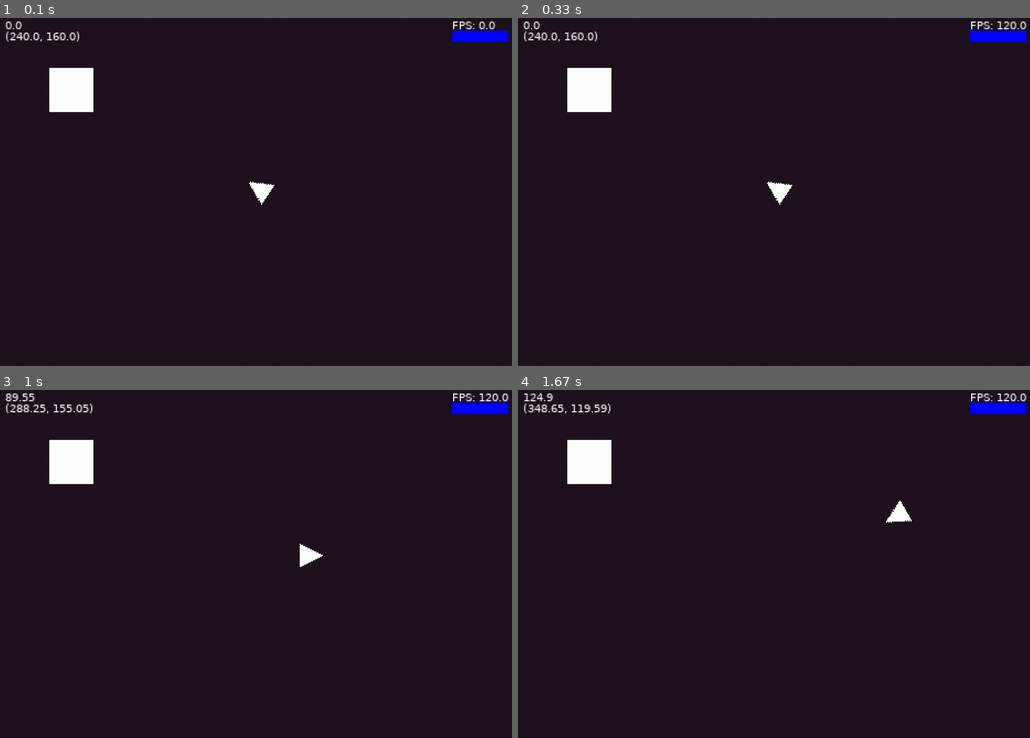
Above: before the commit, frames 1-4 (two rows, left to right).
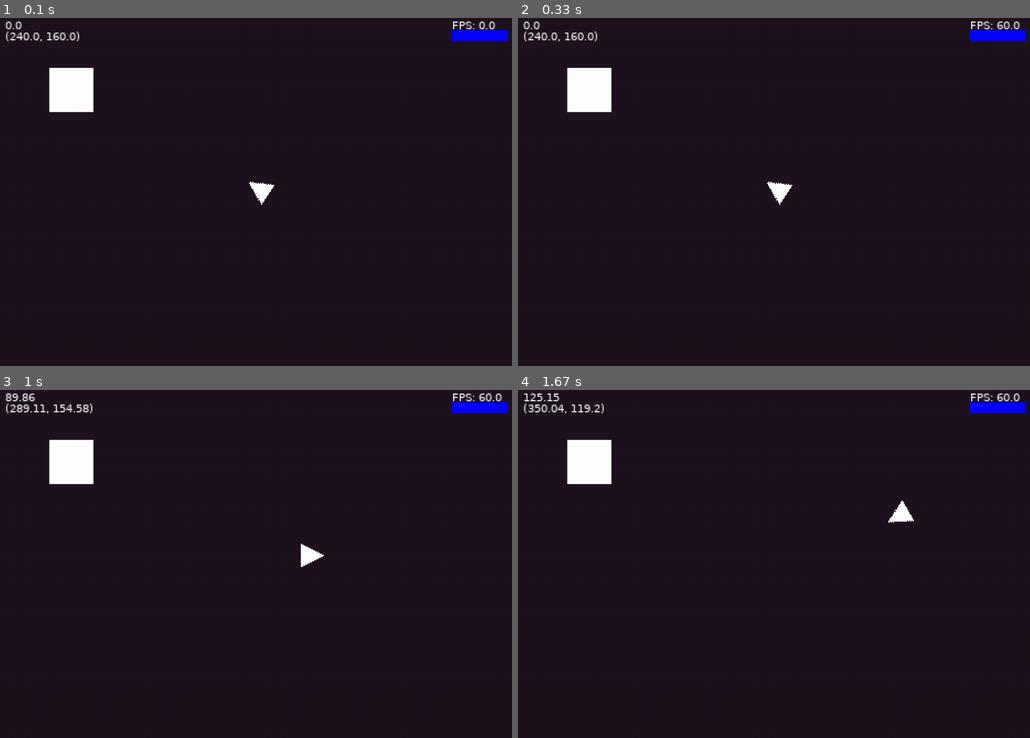
Above: after the commit, the same moments.

Repository: unnamedItem/pygame_projects
Game: pygame game, started from minigames/shooter_mouse/main.py
The game is run twice, just before and just after one commit, with the same random seed, the same clock (stepped at 60 frames per second) and the same inputs.
Inputs (mouse positions are in pixels of both pictures, inside the frame that each line leads up to):
- Up to frame 1 (0.1 s): no input
- Up to frame 2 (0.33 s): no input
- Up to frame 3 (1 s): hold D 0.33-0.8 s; move the mouse to (240, 577) at 0.37 s; hold W from 0.83 s (still down); move the mouse to (430, 553) at 0.87 s
- Up to frame 4 (1.67 s): release W at 1.13 s; hold D 1.17-1.63 s; move the mouse to (779, 584) at 1.2 s

Frame 1 is identical in both runs. In frame 2, 0.1% of the frame differs, in the area x 93-100%, y 1-4%; in frame 3, 0.3%; in frame 4, 0.4%, in the area x 3-100%, y 1-39%.

Commit message:
topdown shooter

Diff:
--- a/minigames/shooter_mouse/constants.py
+++ b/minigames/shooter_mouse/constants.py
@@ -2,7 +2,7 @@
 GAME_NAME = 'Sooter Mouse'
 DISPLAY_SIZE = (480, 320)
 DEFAULT_BPP = 16
-FPS_LIMIT = 144
+FPS_LIMIT = 0
 
 # COLORS
 RED = (255,0,0)
--- /dev/null
+++ b/scripts/top_down_weapons/constants.py
@@ -0,0 +1,15 @@
+# GAME CONSTANTS
+GAME_NAME = 'Top Down Weapons'
+GAME_SCALE = 2
+DISPLAY_SIZE = (720, 480)
+DEFAULT_BPP = 16
+FPS_LIMIT = 60
+
+# COLORS
+RED = (255,0,0)
+GREEN = (0,255,0)
+BLUE = (0,0,255)
+WHITE = (255,255,255)
+BLACK = (0,0,0)
+BK_COLOR = (30,20,30)
+COLOR_KEY_0 = (0,0,0)
--- /dev/null
+++ b/scripts/top_down_weapons/main.py
@@ -0,0 +1,227 @@
+import pygame, sys, time
+
+from pygame.locals import *
+from pygame import Vector2
+
+from constants import *
+from top_down_weapons import Bullet, Weapon
+
+
+class Game():
+    def __init__(self, game_name: str) -> None:
+        # Pygame Init ------------------------------------- #
+        pygame.init()
+
+        # Display Settings -------------------------------- #
+        self.scale = GAME_SCALE
+        self.display_size = Vector2(DISPLAY_SIZE)
+        self.screen_size = Vector2(DISPLAY_SIZE) * self.scale
+        self.display = pygame.Surface(self.display_size)
+        self.screen = pygame.display.set_mode((self.screen_size), DOUBLEBUF, DEFAULT_BPP)
+        self.game_name = game_name
+        pygame.display.set_caption(game_name)
+
+        # Font -------------------------------------------- #
+        self.font = pygame.font.SysFont('verdana', 10)
+
+        # Clock ------------------------------------------- #
+        self.main_clock = pygame.time.Clock()
+        self.last_time = time.time()
+        self.fps = self.main_clock.get_fps()
+        self.fps_display = ''
+        self.fps_show = True
+        self.fps_changed = False
+
+        # Keys pressed ------------------------------------ #
+        self.keys = {
+            K_LCTRL: 0,
+            K_p: 0,
+            KEYUP: 0,
+            KEYDOWN: 0
+        }
+
+        # Weapon ------------------------------------------ #
+        self.weapon_params_show = True
+
+        self.weapon_image = pygame.surface.Surface((40, 10))
+        self.weapon_image.set_colorkey((0,0,0))
+        self.weapon_image.fill((120,120,120))
+        self.weapon = Weapon(self.weapon_image, pos_canon=Vector2(18, 0))
+
+        self.bullet_image = pygame.Surface((4,4))
+        self.bullet_image.set_colorkey(COLOR_KEY_0)
+        pygame.draw.circle(self.bullet_image, BLUE, Vector2(4,4) / 2, 2)
+        pygame.draw.circle(self.bullet_image, WHITE, Vector2(4,4) / 2, 1)
+        self.bullets = [Bullet(self.bullet_image) for x in range(50)]
+
+
+    # Run Game ---------------------------------- #
+    def run(self) -> None:
+        while 1:
+            dt = self.delta_time()
+            self.process_events()
+            self.update(dt)
+            self.draw()
+
+
+    # Handle events ----------------------------- #
+    def process_events(self) -> None:
+        for event in pygame.event.get():
+            if event.type == QUIT:
+                self.quit()
+
+            if event.type == KEYDOWN:
+                self.keys[KEYDOWN] = 1
+                self.keys[KEYUP] = 0
+
+                if event.key == K_ESCAPE:
+                    self.quit()
+
+                if event.key == K_LCTRL:
+                    self.keys[K_LCTRL] = 1
+
+                if event.key == K_p:
+                    self.keys[K_p] = 1
+
+                if event.key == K_m:
+                    self.weapon.recoil -= 1
+
+                if event.key == K_k:
+                    self.weapon.recoil += 1
+
+                if event.key == K_j:
+                    self.weapon.accuracy -= 1
+
+                if event.key == K_n:
+                    self.weapon.accuracy += 1
+
+                if event.key == K_h:
+                    self.weapon.cadency -= 10
+
+                if event.key == K_b:
+                    self.weapon.cadency += 10
+
+                if event.key == K_g:
+                    self.weapon.accuracy_max_angle -= 1
+
+                if event.key == K_v:
+                    self.weapon.accuracy_max_angle += 1
+
+                if event.key == K_f:
+                    self.weapon.bullet_per_shoot -= 1
+
+                if event.key == K_c:
+                    self.weapon.bullet_per_shoot += 1
+
+                if event.key == K_d:
+                    self.weapon.bullet_speed -= 10
+
+                if event.key == K_x:
+                    self.weapon.bullet_speed += 10
+
+                if event.key == K_s:
+                    self.weapon.accuracy_recover_rate -= 0.01
+
+                if event.key == K_z:
+                    self.weapon.accuracy_recover_rate += 0.01
+
+            if event.type == KEYUP:
+                self.keys[KEYDOWN] = 0
+                self.keys[KEYUP] = 1
+
+                if event.key == K_LCTRL:
+                    self.keys[K_LCTRL] = 0
+
+                if event.key == K_p:
+                    self.keys[K_p] = 0
+
+            if event.type == MOUSEBUTTONDOWN:
+                if event.button == BUTTON_LEFT:
+                    self.weapon.shoot(self.bullets)
+
+
+    # Update Game ------------------------------- #
+    def update(self, dt) -> None:
+        pointer = Vector2(pygame.mouse.get_pos())
+
+        self.fps_update()
+
+        if self.keys[K_LCTRL] and self.keys[K_p] and not self.fps_changed:
+            self.fps_show = not self.fps_show
+            self.fps_changed = True
+
+        if self.keys[KEYUP]:
+            self.fps_changed = False
+
+        self.weapon.update(dt, self.display_size / 2, pointer)
+
+        for bullet in self.bullets:
+            bullet.update(dt)
+
+
+    # Draw Game --------------------------------- #
+    def draw(self):
+        self.display.fill(BK_COLOR)
+
+        # Layers ------------------------------------- #
+        layer0 = pygame.Surface(self.display.get_size(), SRCALPHA)
+        self.fps_render(layer0)
+        self.weapon.render(layer0)
+        self.weapon_params_render(layer0, self.weapon)
+
+        for bullet in self.bullets:
+            bullet.render(layer0)
+
+        # Blit Layers -------------------------------- #
+        self.display.blit(layer0, Vector2())
+
+        pygame.transform.scale(self.display, self.screen.get_size(), self.screen)
+        pygame.display.flip()
+
+
+    # Exit Game --------------------------------- #
+    def quit(self) -> None:
+        pygame.quit()
+        sys.exit()
+
+
+    # Delta Time -------------------------------- #
+    def delta_time(self) -> float:
+        self.main_clock.tick(FPS_LIMIT)
+        self.fps = self.main_clock.get_fps()
+        dt = time.time() - self.last_time
+        self.last_time = time.time()
+        return dt
+
+
+    # Fps Update -------------------------------- #
+    def fps_update(self) -> None:
+        fps_str = 'FPS: ' + str(round(self.fps, 2))
+        text = self.font.render(fps_str, True, WHITE)
+        self.fps_display = text
+
+
+    # Fps Render -------------------------------- #
+    def fps_render(self, layer: pygame.surface.Surface) -> None:
+        if self.fps_show:
+            layer.blit(self.fps_display, (self.display_size[0] - 65, 5))
+
+
+    # Weapon Params Render ---------------------- #
+    def weapon_params_render(self, layer: pygame.surface.Surface, weapon: Weapon) -> None:
+        if self.weapon_params_show:
+            margin_top = 5
+            for param in ['recoil', 'cadency', 'accuracy', 'accuracy_current', 'accuracy_max_angle',
+                          'accuracy_recover_rate', 'bullet_speed', 'bullet_per_shoot']:
+                param_str = param.upper() + ': ' + str(round(getattr(weapon, param), 2))
+                text = self.font.render(param_str, True, GREEN)
+                layer.blit(text, (10, margin_top))
+                margin_top += 10
+
+        # Weapon Magazine ----------------------- #
+        magazine_str = 'MAGAZINE: ' + str(weapon.magazine_ammount) + ' / ' + str(weapon.magazine_size)
+        text = self.font.render(magazine_str, True, WHITE)
+        layer.blit(text, (self.display_size[0] - len(magazine_str) * 6, 15))
+
+
+Game(GAME_NAME).run()
--- /dev/null
+++ b/scripts/top_down_weapons/top_down_weapons.py
@@ -0,0 +1,174 @@
+from random import randint
+from math import cos, sin, pi
+from typing import Counter
+
+import pygame
+from pygame import Vector2
+
+from constants import *
+
+
+vec = Vector2
+
+class Bullet(pygame.sprite.Sprite):
+    def __init__(self, image: pygame.Surface, **kwargs) -> None:
+        pygame.sprite.Sprite.__init__(self)
+        self.image = image
+        self.rect = self.image.get_rect()
+        self.disabled = kwargs.get('disabled') or 1
+
+        self.pos = kwargs.get('pos') or vec(0,0)
+        self.vel = kwargs.get('vel') or vec(0,0)
+
+        self.dmg = kwargs.get('dmg') or 0
+
+
+    def update(self, dt) -> None:
+        if self.disabled:
+            return
+
+        self.pos += self.vel * dt
+        self.rect.update((self.pos), (self.image.get_size()))
+
+        if self.pos[0] > DISPLAY_SIZE[0]:
+            self.disabled = 1
+        if self.pos[0] < 0:
+            self.disabled = 1
+        if self.pos[1] > DISPLAY_SIZE[1]:
+            self.disabled = 1
+        if self.pos[1] < 0:
+            self.disabled = 1
+
+
+    def render(self, surface: pygame.Surface) -> None:
+        if self.disabled:
+            return
+
+        surface.blit(self.image, self.pos)
+
+
+
+class Weapon(pygame.sprite.Sprite):
+    def __init__(self, image: pygame.Surface, **kwargs) -> None:
+        pygame.sprite.Sprite.__init__(self)
+        self.image = image
+        self.angle = 0
+        self.rect = self.image.get_rect()
+
+        self.pos = kwargs.get('pos') or vec(0,0)
+        self.pos_canon = kwargs.get('pos_canon') or vec(0,0)
+        self.current_pos_canon = self.pos_canon
+
+        self.accuracy_max_angle = kwargs.get('accuracy_max_angle') or 35
+        self.accuracy = kwargs.get('accuracy') or 1
+        self.accuracy_recover_rate = kwargs.get('accuracy_recover_rate') or 0.93
+        self.accuracy_current = self.accuracy
+        self.recoil = kwargs.get('recoil') or 5
+        self.cadency = kwargs.get('cadency') or 50
+        self.last_shoot_time = 0
+
+        self.bullet_speed = kwargs.get('bullet_speed') or 700
+        self.bullet_per_shoot = kwargs.get('bullet_per_shoot') or 1
+        self.bullet_dmg = kwargs.get('dmg') or 10
+
+        self.magazine_size = kwargs.get('magazine_size') or 30
+        self.magazine_ammount = kwargs.get('magazine_amount') or 30
+        self.magazine_is_empty = kwargs.get('magazine_is_empty') or 0
+        self.ammo_per_shoot = kwargs.get('ammo_per_shoot') or 1
+
+        self.reload_time = kwargs.get('reload_time') or 1000
+        self.reload_time_init = 0
+        self.reloading = kwargs.get('reloading') or 0
+
+
+    def update(self, dt: float, new_pos: Vector2, pointer: Vector2) -> None:
+        self.pos = new_pos
+        self.current_pos_canon = self.pos_canon + new_pos
+        magnitude = vec(self.pos - self.current_pos_canon).magnitude()
+        self.rect.update((new_pos), (self.image.get_size()))
+        self.angle = vec(new_pos * GAME_SCALE - pointer).angle_to(vec(1,0))
+        self.current_pos_canon = self.pos - vec(new_pos * GAME_SCALE - pointer).normalize() * magnitude
+
+        if self.accuracy_current > self.accuracy:
+            if self.accuracy_current > self.accuracy_max_angle:
+                self.accuracy_current = self.accuracy_max_angle
+            else:
+                self.accuracy_current *= self.accuracy_recover_rate
+        else:
+            self.accuracy_current = self.accuracy
+
+        if self.reloading:
+            self.check_reloading()
+
+
+    def render(self, surface: pygame.Surface) -> None:
+        rotated_image = pygame.transform.rotate(self.image, self.angle)
+        surface.blit(rotated_image, self.pos - (vec(rotated_image.get_size()) / 2))
+        pygame.draw.circle(surface, (0,255,0), self.pos, 2)
+        pygame.draw.circle(surface, (0,255,0), self.current_pos_canon, 2)
+
+        line_dir = vec(
+            sin((self.angle - 90 + self.accuracy_current) * pi / 180),
+            cos((self.angle - 90 + self.accuracy_current) * pi / 180),
+        )
+
+        pygame.draw.line(surface, (255, 255, 255), self.current_pos_canon, (line_dir * 100) + self.current_pos_canon)
+
+        line_dir = vec(
+            sin((self.angle - 90 - self.accuracy_current) * pi / 180),
+            cos((self.angle - 90 - self.accuracy_current) * pi / 180),
+        )
+
+        pygame.draw.line(surface, (255, 255, 255), self.current_pos_canon, (line_dir * 100) + self.current_pos_canon)
+
+
+    def shoot(self, bullets: 'list[Bullet]') -> None:
+        if self.reloading:
+            return
+
+        if self.magazine_is_empty:
+            self.reload()
+
+        if pygame.time.get_ticks() - self.last_shoot_time < self.cadency:
+            return
+
+        bullet_pos = vec(self.current_pos_canon)
+
+        for x in range(self.bullet_per_shoot):
+            accuracy = randint(-int(self.accuracy_current), int(self.accuracy_current))
+            bullet_dir = vec(
+                sin((self.angle - 90 - accuracy) * pi / 180),
+                cos((self.angle - 90 - accuracy) * pi / 180),
+            )
+
+            for bullet in bullets:
+                if bullet.disabled:
+                    bullet.disabled = 0
+                    bullet.pos = vec(bullet_pos)
+                    bullet.vel = bullet_dir * self.bullet_speed
+                    bullet.dmg = self.bullet_dmg
+                    break
+
+
+        self.accuracy_current *= self.recoil
+        self.last_shoot_time = pygame.time.get_ticks()
+        self.magazine_ammount -= self.ammo_per_shoot
+
+        if self.magazine_ammount == 1:
+            self.magazine_is_empty = 1
+
+
+    def reload(self) -> None:
+        self.reloading = 1
+        self.reload_time_init = pygame.time.get_ticks()
+
+
+    def check_reloading(self) -> None:
+        if pygame.time.get_ticks() - self.reload_time_init > self.reload_time:
+            self.reloading = 0
+            self.magazine_ammount = self.magazine_size
+            self.magazine_is_empty = 0
+
+
+    def unlock_gun(self) -> None:
+        pass
Not shown, added: scripts/top_down_weapons/readme.md
